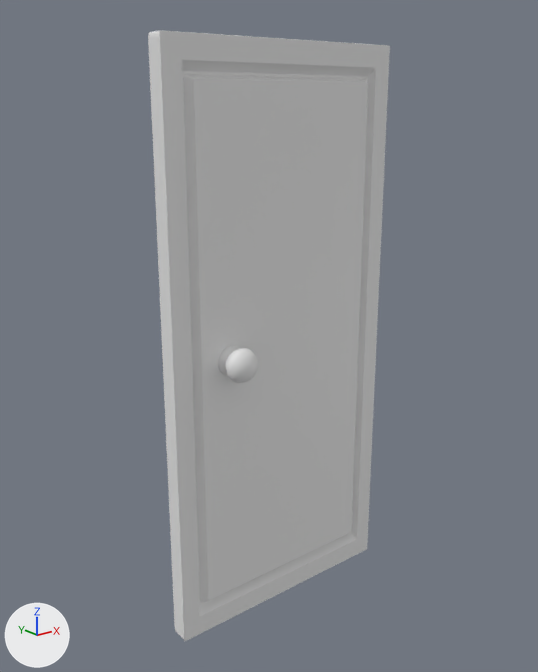
Before and after pictures for a commit that changed the FBX model Assets/FBX/closet_doorR.fbx.
Rendered twice from a 50 mm lens placed at (-1.65, -3.52, 3.94), pointed at (0.59, -0.72, 2.82). The axes (+X, +Y, +Z) are drawn at lower left. The lights are the same throughout. The older version comes first. Where no turn or scale is listed for an object, it has been applied to the vertices.

Names of what the first picture shows: 'closert_doorR'.
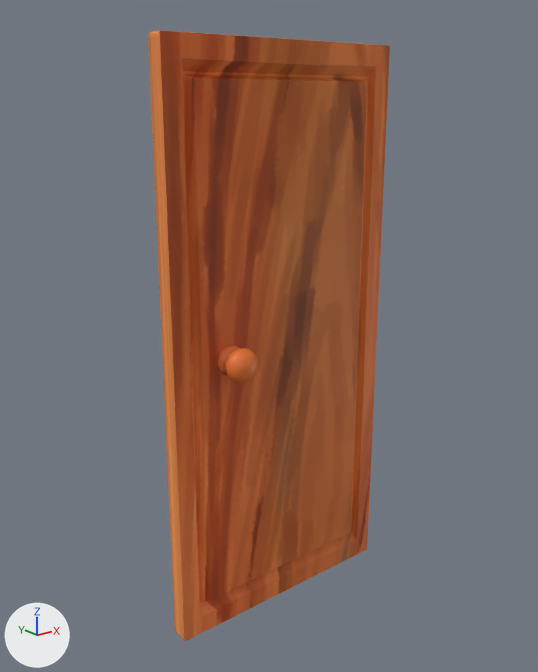
The newer file is also turned or shifted as a whole; pictures and numbers use the older file's frame.

Boxes (x1, y1, x2, y2) around the edits, measured in the pictures (538 x 672 px; the box of a moved part takes in the faces that stretch with it):
```json
{"part": 1, "of": "me_cube_003", "change": "moved or reshaped", "before": [160, 30, 390, 641], "after": [160, 30, 390, 641]}
{"part": 2, "of": "me_cube_003", "change": "recoloured", "before": [148, 31, 390, 639], "after": [148, 31, 390, 639], "on screen": "white to brown"}
```

The change, as JSON lines over the scene's bpy script:
```json
{"op": "add", "block": "img_wood_png", "code": ["img_wood_png = load_image('wood.png', '../Materials/wood/wood.png', 1024, 1024, 'sRGB')"]}
{"op": "add", "block": "mat_wood", "code": ["mat_wood = principled_material('wood')", "mat_wood.texture = img_wood_png"]}
{"block": "me_cube_003", "where": "# used by ob_closert_doorr; location = (1.329, -0.721, 2.763)"}
{"op": "remove", "block": "me_cube_003", "code": "me_cube_003.from_pydata(...)  # 924 vertices, 906 faces; spans x -1.33..0.0, y -0.19..0.05, z -1.45..1.45"}
{"op": "add", "block": "me_cube_003", "code": "me_cube_003.from_pydata(...)  # 982 vertices, 958 faces; spans x -1.33..0.0, y -0.19..0.05, z -1.45..1.45"}
{"block": "me_cube_003", "change": "me_cube_003 part 1"}
{"block": "me_cube_003", "change": "88 vertices are removed from x -1.33..0.0, y -0.07..-0.01, z -1.45..1.45"}
{"block": "me_cube_003", "change": "264 faces are deleted"}
{"block": "me_cube_003", "change": "4 vertices move within x -1.23..-0.1, y -0.05, z -1.34..1.34"}
{"block": "me_cube_003", "change": "146 vertices are added at x -1.33..0.0, y -0.09..-0.02, z -1.45..1.45"}
{"block": "me_cube_003", "change": "316 new faces join them"}
{"block": "me_cube_003", "change": "me_cube_003 part 2: 642 faces spanning x -1.33..0.0, y -0.19..0.05, z -1.45..1.45 switch from mat_poliigon_woodveneeroak_7760_2k (white #e7e7e7) to mat_wood (picture img_wood_png)"}
```
